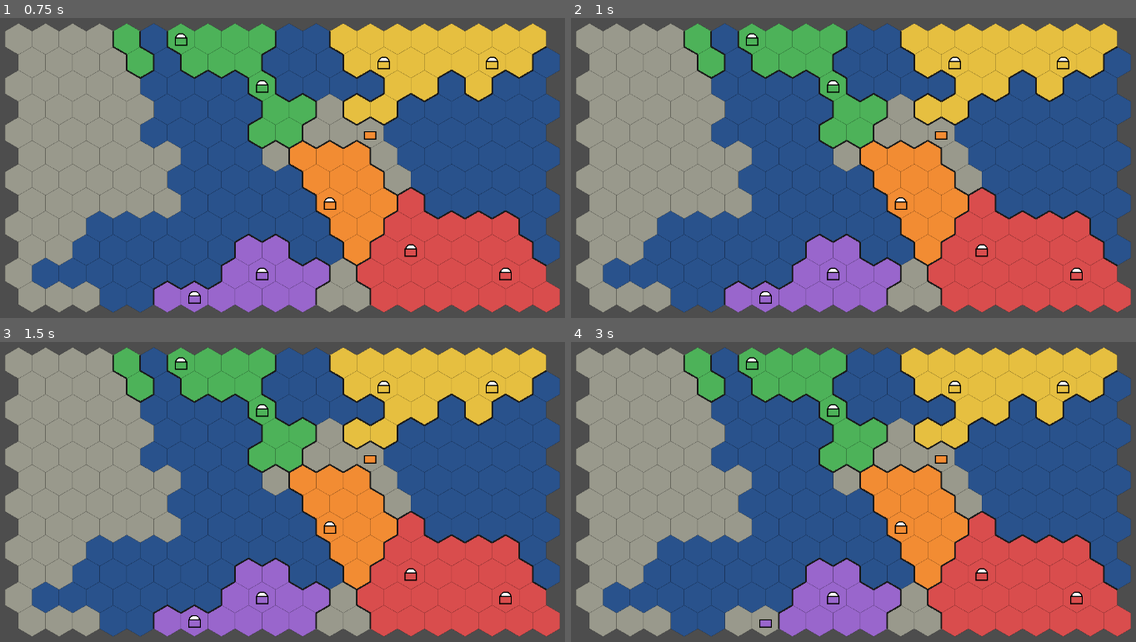
Above: before the commit, frames 1-4 (two rows, left to right).
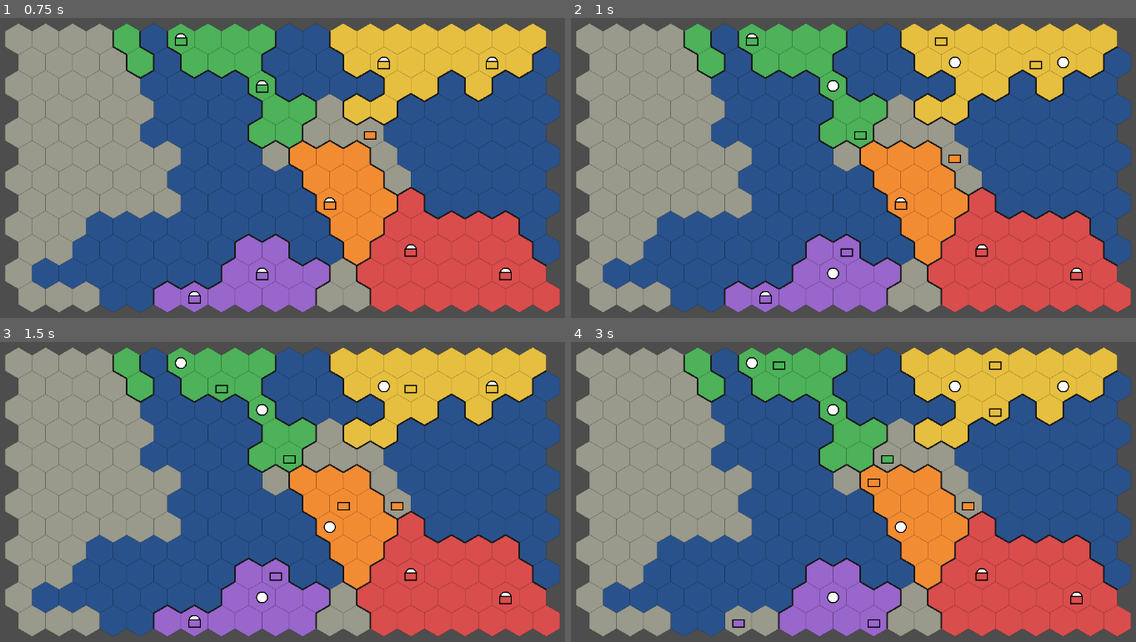
Above: after the commit, the same moments.

Repository: dwaite498/fault-lines-the-gift
Game: Godot game, scene res://scenes/main.tscn
The game is run twice, just before and just after one commit, with the same random seed, the same clock (stepped at 60 frames per second) and the same inputs.
Inputs (mouse positions are in pixels of both pictures, inside the frame that each line leads up to):
- Up to frame 1 (0.75 s): tap Enter at 0.5 s; move the mouse to (474, 183) at 0.52 s; hold D from 0.53 s (still down); tap F at 0.6 s; click (474, 183) at 0.67 s
- Up to frame 2 (1 s): keep holding D; tap Space at 0.77, 0.8 s
- Up to frame 3 (1.5 s): tap Space at 1.07, 1.35 s; move the mouse to (192, 543) at 1.27 s; release D at 1.28 s
- Up to frame 4 (3 s): tap Space at 1.52, 1.82, 2.3, 2.75 s; tap F at 1.55, 2.1, 2.85 s; move the mouse to (960, 441) at 2.02 s; hold D from 2.03 s (still down); move the mouse to (864, 600) at 2.77 s; click (864, 600) at 2.92 s

Frame 1 is identical in both runs. In frame 2, 0.5% of the frame differs, in the area x 45-89%, y 6-88%; in frame 3, 0.6%; in frame 4, 0.9%, in the area x 28-89%, y 6-96%.

Commit message:
Add combat, fortify, org recovery, city capture, and placeholder AI (Task 6)

Diff:
--- /dev/null
+++ b/data/combat_config.json
@@ -0,0 +1,11 @@
+{
+	"roll_min": 0.5,
+	"roll_max": 1.5,
+	"base_strength_damage": 10,
+	"base_org_damage": 8,
+	"org_margin_factor": 0.5,
+	"winner_damage_factor": 0.5,
+	"fortify_bonus_per_level": 0.1,
+	"max_fortify": 3,
+	"org_recovery_per_morale": 5
+}
--- a/scripts/combat/division.gd
+++ b/scripts/combat/division.gd
@@ -7,15 +7,18 @@
 var hex: Vector2i
 var strength: float
 var org: float
+var max_org: float
 ## Multiplier for how fast organization recovers.
 var morale: float
 var attack: float
 var defense: float
-## Hexes it may move per turn.
+## Actions per turn. Moving, attacking, or fortifying each use the whole turn.
 var move: int
 var moves_left: int
 var supplied := true
 var fortify_level := 0
+## True if it attacked or was attacked this turn (blocks org recovery).
+var in_combat := false
 
 
 static func from_template(new_id: int, owner_nation: int, start_hex: Vector2i,
@@ -26,6 +29,7 @@
 	d.hex = start_hex
 	d.strength = float(template.strength)
 	d.org = float(template.organization)
+	d.max_org = d.org
 	d.morale = float(template.morale)
 	d.attack = float(template.attack)
 	d.defense = float(template.defense)
--- a/scripts/combat/division_roster.gd
+++ b/scripts/combat/division_roster.gd
@@ -1,11 +1,16 @@
 class_name DivisionRoster
 extends RefCounted
-## Holds all divisions and the movement rules.
+## Holds all divisions and the rules for moving, attacking, fortifying,
+## capturing cities, and the placeholder AI. Every random roll uses rng,
+## seeded from the map seed, so the same seed and actions give the same results.
 
 const CONFIG_PATH := "res://data/divisions_config.json"
+const COMBAT_CONFIG_PATH := "res://data/combat_config.json"
 
 var divisions: Array[Division] = []
 var templates: Dictionary = {}
+var combat: Dictionary = {}
+var rng := RandomNumberGenerator.new()
 
 
 static func load_templates(path := CONFIG_PATH) -> Dictionary:
@@ -16,6 +21,9 @@
 func spawn_at_cities(hex_map: HexMap, template_name := "infantry") -> void:
 	if templates.is_empty():
 		templates = load_templates()
+	if combat.is_empty():
+		combat = load_templates(COMBAT_CONFIG_PATH)
+	rng.seed = hex_map.seed_value
 	divisions.clear()
 	for city in hex_map.cities:
 		divisions.append(Division.from_template(divisions.size(), city.nation,
@@ -29,7 +37,9 @@
 	return null
 
 
-## True if d has a move left and hex is an adjacent, unoccupied land hex.
+# --- Move ---
+
+## True if d has its action left and hex is an adjacent, unoccupied land hex.
 func can_move(d: Division, hex: Vector2i, hex_map: HexMap) -> bool:
 	return (d.moves_left > 0
 			and hex in hex_map.neighbors(d.hex)
@@ -37,14 +47,121 @@
 			and division_at(hex) == null)
 
 
+## Moves d; moving onto an enemy city captures it.
 func try_move(d: Division, hex: Vector2i, hex_map: HexMap) -> bool:
 	if not can_move(d, hex, hex_map):
 		return false
 	d.hex = hex
-	d.moves_left -= 1
+	d.moves_left = 0
+	d.fortify_level = 0
+	var city := hex_map.city_at(hex)
+	if not city.is_empty() and city.nation != d.nation:
+		var eliminated := hex_map.capture_city(hex, d.nation)
+		print("Nation %d captured a city at %s; eliminated: %s" % [d.nation, hex, eliminated])
 	return true
 
 
+# --- Fortify ---
+
+func fortify(d: Division) -> bool:
+	if d.moves_left <= 0:
+		return false
+	d.fortify_level = mini(d.fortify_level + 1, int(combat.max_fortify))
+	d.moves_left = 0
+	return true
+
+
+# --- Attack ---
+
+func can_attack(attacker: Division, defender: Division, hex_map: HexMap) -> bool:
+	return (attacker.moves_left > 0 and defender != null
+			and defender.nation != attacker.nation
+			and defender.hex in hex_map.neighbors(attacker.hex))
+
+
+## Resolves one attack. The higher roll wins (ties go to the defender).
+## Loser: strength -(base + margin), org -(base + margin * factor). Winner takes
+## winner_damage_factor of that. Returns the rolls and outcomes, or {} if not allowed.
+func attack(attacker: Division, defender: Division, hex_map: HexMap) -> Dictionary:
+	if not can_attack(attacker, defender, hex_map):
+		return {}
+	var roll_min: float = combat.roll_min
+	var roll_max: float = combat.roll_max
+	var atk: float = attacker.attack * rng.randf_range(roll_min, roll_max)
+	var fort_mult: float = 1.0 + combat.fortify_bonus_per_level * defender.fortify_level
+	var def: float = defender.defense * fort_mult * rng.randf_range(roll_min, roll_max)
+	var attacker_won := atk > def
+	var margin := absf(atk - def)
+	var str_dmg: float = combat.base_strength_damage + margin
+	var org_dmg: float = combat.base_org_damage + margin * combat.org_margin_factor
+	var winner_share: float = combat.winner_damage_factor
+	var winner := attacker if attacker_won else defender
+	var loser := defender if attacker_won else attacker
+	_damage(loser, str_dmg, org_dmg)
+	_damage(winner, str_dmg * winner_share, org_dmg * winner_share)
+	attacker.moves_left = 0
+	attacker.fortify_level = 0
+	attacker.in_combat = true
+	defender.in_combat = true
+	return {
+		"atk": atk, "def": def, "attacker_won": attacker_won, "margin": margin,
+		"attacker_outcome": _after_combat(attacker, hex_map),
+		"defender_outcome": _after_combat(defender, hex_map),
+	}
+
+
+func _damage(d: Division, str_dmg: float, org_dmg: float) -> void:
+	d.strength = maxf(d.strength - str_dmg, 0.0)
+	d.org = maxf(d.org - org_dmg, 0.0)
+
+
+## Strength 0: destroyed. Org 0: retreat 1 hex to a free friendly or neutral
+## land hex, or destroyed if there is none. Returns "destroyed", "retreated", or "held".
+func _after_combat(d: Division, hex_map: HexMap) -> String:
+	if d.strength <= 0.0:
+		divisions.erase(d)
+		return "destroyed"
+	if d.org > 0.0:
+		return "held"
+	for n in hex_map.neighbors(d.hex):
+		var owner: int = hex_map.cells[n]
+		if (owner == d.nation or owner == HexMap.UNCLAIMED) and division_at(n) == null:
+			d.hex = n
+			d.fortify_level = 0
+			return "retreated"
+	divisions.erase(d)
+	return "destroyed"
+
+
+# --- Turn ---
+
+## Placeholder AI for every nation except player_nation: attack a random adjacent
+## enemy if possible, otherwise move randomly or fortify.
+func run_ai(player_nation: int, hex_map: HexMap) -> void:
+	for d in divisions.duplicate():
+		if d.nation == player_nation or not divisions.has(d) or d.moves_left <= 0:
+			continue
+		var enemies: Array[Division] = []
+		var free: Array[Vector2i] = []
+		for n in hex_map.neighbors(d.hex):
+			var other := division_at(n)
+			if other and other.nation != d.nation:
+				enemies.append(other)
+			elif can_move(d, n, hex_map):
+				free.append(n)
+		if not enemies.is_empty():
+			attack(d, enemies[rng.randi_range(0, enemies.size() - 1)], hex_map)
+		elif not free.is_empty() and rng.randf() < 0.7:
+			try_move(d, free[rng.randi_range(0, free.size() - 1)], hex_map)
+		else:
+			fortify(d)
+
+
+## Recovers org (morale * rate) for divisions not in combat, then resets actions.
 func end_turn() -> void:
+	var rate: float = combat.org_recovery_per_morale
 	for d in divisions:
+		if not d.in_combat:
+			d.org = minf(d.org + d.morale * rate, d.max_org)
+		d.in_combat = false
 		d.moves_left = d.move
--- a/scripts/main.gd
+++ b/scripts/main.gd
@@ -1,7 +1,8 @@
 extends Node2D
 ## Entry scene. Builds the map and divisions from data/ configs and shows them.
-## Controls: click your division to select it, click an adjacent land hex to move.
-## Space ends the turn. Debug: D removes the newest city.
+## Controls: click your division to select it, then click an adjacent land hex to
+## move or an adjacent enemy to attack. F fortifies. Space ends the turn (the AI
+## nations act first). Debug: D removes the newest city.
 
 const GAME_TITLE := "Fault Lines: The Gift"
 const MAP_CONFIG_PATH := "res://data/map_config.json"
@@ -28,10 +29,13 @@
 	var key := event as InputEventKey
 	if not key or not key.pressed or key.echo:
 		return
+	var roster := _view.roster
 	if key.keycode == KEY_SPACE:
-		_view.roster.end_turn()
+		roster.run_ai(PLAYER_NATION, _view.hex_map)
+		roster.end_turn()
 		print("Turn ended")
-		_view.queue_redraw()
+	elif key.keycode == KEY_F and _view.selected:
+		roster.fortify(_view.selected)
 	elif key.keycode == KEY_D and OS.is_debug_build():
 		var hex_map := _view.hex_map
 		if hex_map.cities.is_empty():
@@ -39,16 +43,23 @@
 		var city: Dictionary = hex_map.cities.back()
 		var eliminated := hex_map.remove_city(city.id)
 		print("Removed city %d; eliminated nations: %s" % [city.id, eliminated])
-		_view.queue_redraw()
+	if _view.selected and not roster.divisions.has(_view.selected):
+		_view.selected = null
+	_view.queue_redraw()
 
 
 func _on_hex_clicked(hex: Vector2i) -> void:
 	if hex == Vector2i(-1, -1):
 		return
 	var roster := _view.roster
-	if _view.selected and roster.try_move(_view.selected, hex, _view.hex_map):
+	var target := roster.division_at(hex)
+	var selected := _view.selected
+	if selected and roster.can_attack(selected, target, _view.hex_map):
+		print("Attack: ", roster.attack(selected, target, _view.hex_map))
+	elif selected and roster.try_move(selected, hex, _view.hex_map):
 		pass
 	else:
-		var d := roster.division_at(hex)
-		_view.selected = d if d and d.nation == PLAYER_NATION else null
+		_view.selected = target if target and target.nation == PLAYER_NATION else null
+	if _view.selected and not roster.divisions.has(_view.selected):
+		_view.selected = null
 	_view.queue_redraw()
--- a/scripts/map/hex_map.gd
+++ b/scripts/map/hex_map.gd
@@ -30,6 +30,8 @@
 ## Nations that still have at least one city.
 var nations: Array[int] = []
 var claim_radius := 2
+## The seed passed to generate(); other systems derive their RNG from it.
+var seed_value := 0
 
 
 ## Builds a map from the map config (width, height, seed, land_ratio, nation_count)
@@ -52,6 +54,7 @@
 	width = map_width
 	height = map_height
 	claim_radius = city_claim_radius
+	seed_value = map_seed
 	# If some nation can't fit a spaced city, retry with a derived seed.
 	# The last attempt accepts a city that breaks spacing.
 	for attempt in MAX_MAP_ATTEMPTS:
@@ -112,6 +115,24 @@
 	var eliminated := eliminate_nations_without_cities()
 	update_ownership()
 	return eliminated
+
+
+## Hands the city on cell to new_nation, reruns ownership, and removes any
+## nation left with no cities. Returns the eliminated nation indexes.
+func capture_city(cell: Vector2i, new_nation: int) -> Array[int]:
+	for city in cities:
+		if city.cell == cell:
+			city.nation = new_nation
+	var eliminated := eliminate_nations_without_cities()
+	update_ownership()
+	return eliminated
+
+
+func city_at(cell: Vector2i) -> Dictionary:
+	for city in cities:
+		if city.cell == cell:
+			return city
+	return {}
 
 
 ## Removes every nation that has 0 cities. Returns the removed nation indexes.
